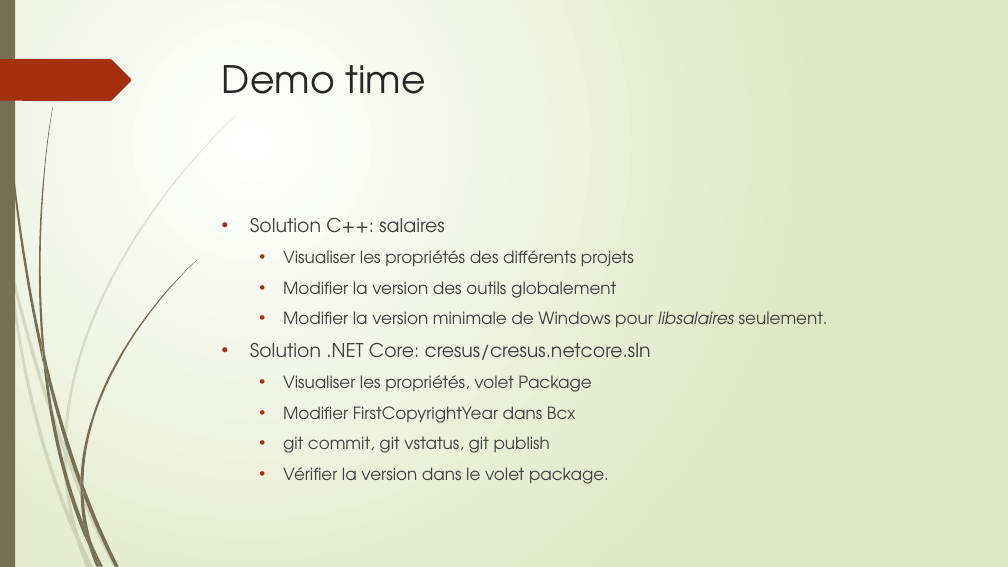
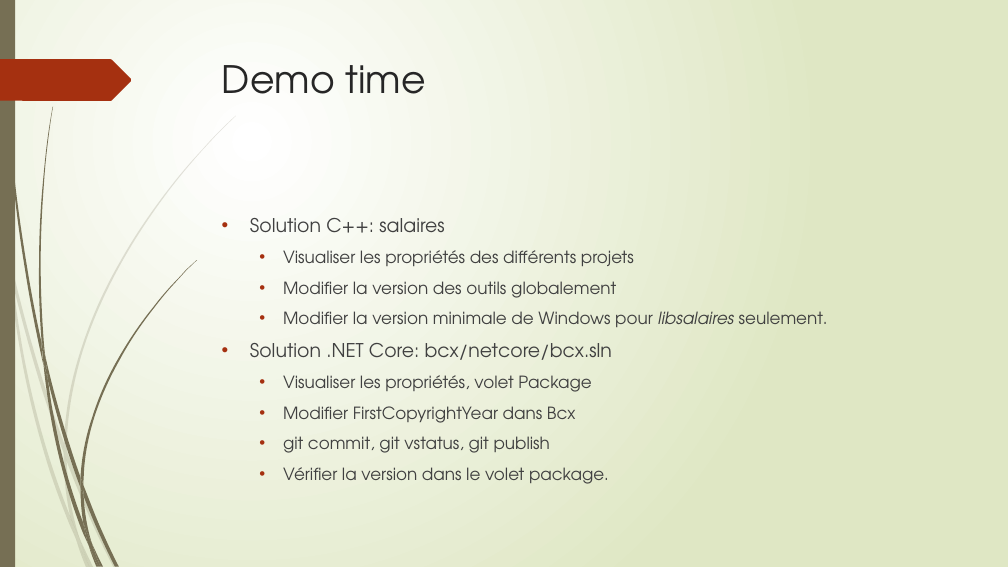
Before and after one commit to epsitec-sa/zou, a slide deck: slide 12 of .Documentation/zou ou la recette du succès.pptx (slide 10 before the commit). Drawn at 1008x567 pixels with LibreOffice and Linux fonts; fonts in the diff are those of the drawing. Boxes give left, top, right and bottom in pixels: in the first picture for what was removed or moved away, otherwise in the second. Text is boxed around its words. In the diff, an @@ line names an element or a change of style, - is before the commit and + after.

```diff
--- a/.Documentation/zou ou la recette du succès.pptx
+++ b/.Documentation/zou ou la recette du succès.pptx
@@ text at <box>250,343,612,360</box>: text changed @@
-• Solution .NET Core: cresus/cresus.netcore.sln
+• Solution .NET Core: bcx/netcore/bcx.sln
```
Also in this commit, not shown: 6 other slides changed, 3 slides added.
